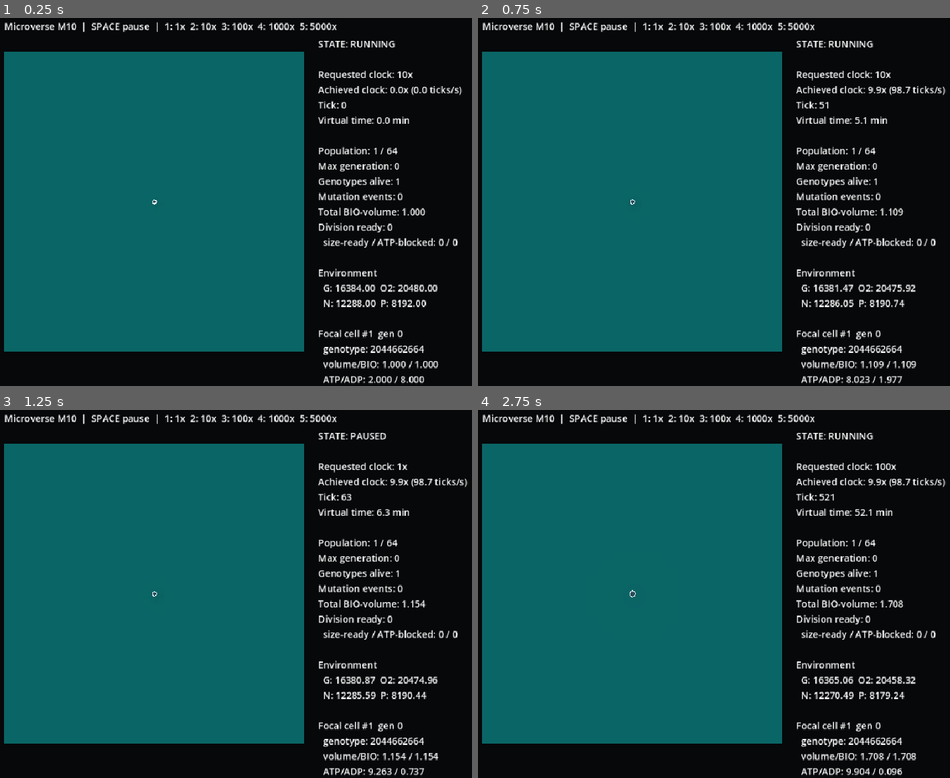
Above: before the commit, frames 1-4 (two rows, left to right).
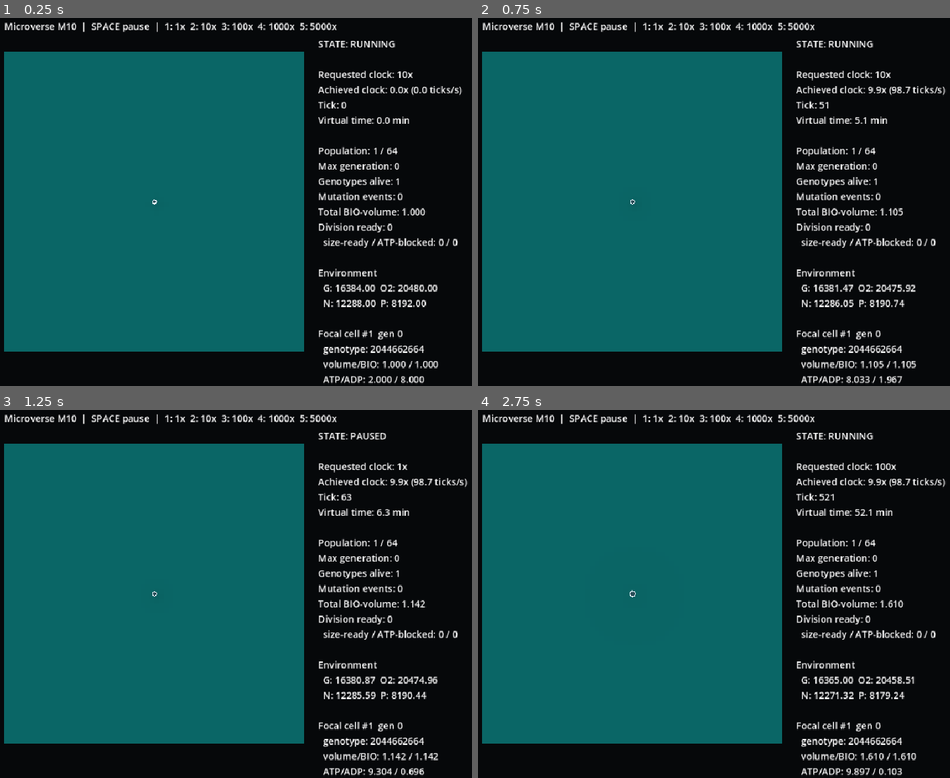
Above: after the commit, the same moments.

Repository: Feynman26/Microverse
Game: Godot game, scene res://src/ui/main.tscn
Two runs of this game, one before a commit and one after it. Both use one fixed random seed, a clock stepped at 60 frames per second and the inputs below.
Inputs:
- Up to frame 1 (0.25 s): no input
- Up to frame 2 (0.75 s): tap Enter at 0.5 s; tap 1 at 0.6 s
- Up to frame 3 (1.25 s): tap Space at 0.77 s
- Up to frame 4 (2.75 s): tap 2 at 1.35 s; tap Space at 1.52 s; tap 3 at 2.1 s

Frame 1 is identical in both runs. In frame 2, less than 0.1% of the frame differs, in the area x 32-93%, y 50-100%; in frame 3, 0.2%; in frame 4, 0.3%, in the area x 32-93%, y 48-100%.

Commit message:
feat: make proteome capacity extensive with biomass

Diff:
--- a/src/biology/cell_state.gd
+++ b/src/biology/cell_state.gd
@@ -42,7 +42,7 @@
 func initialize_molecular_state(config) -> void:
 	assert(genome != null, "Genome must exist before molecular initialization")
 	metabolites = MetabolicSolverScript.create_initial_pools(volume, config)
-	expression_state = ExpressionSystemScript.create_equilibrium_state(genome, config)
+	expression_state = ExpressionSystemScript.create_equilibrium_state(genome, config, volume)
 	# The equilibrium constructor predates the finite M5-C proteome budget and
 	# expresses every locus independently. Normalize the initial condition into
 	# the physically admissible proteome without recycling: initialization is a
@@ -69,8 +69,13 @@
 func total_protein() -> float:
 	return ExpressionSystemScript.total_protein(expression_state)
 
+# Proteome is an extensive physical inventory. The historical M5 reference cap
+# applies at ancestor volume; a cell with twice that biomass can physically hold
+# twice as much protein without changing its proteome concentration.
 func proteome_capacity(config) -> float:
-	return float(config.proteome_capacity_reference_units) * float(config.expression_reference_protein_count)
+	var reference_capacity: float = float(config.proteome_capacity_reference_units) * float(config.expression_reference_protein_count)
+	var volume_scale: float = volume / maxf(1e-12, float(config.ancestor_volume))
+	return reference_capacity * maxf(1e-12, volume_scale)
 
 func proteome_utilization(config) -> float:
 	return total_protein() / maxf(1e-12, proteome_capacity(config))
@@ -114,7 +119,7 @@
 	# Expression happens before metabolism for this tick. It consumes current
 	# ATP/material and changes the proteome; metabolism then reads that realized
 	# proteome. No promoter value enters catalytic flux directly.
-	last_expression_summary = ExpressionSystemScript.step(expression_state, genome, metabolites, dt, rng, config)
+	last_expression_summary = ExpressionSystemScript.step(expression_state, genome, metabolites, dt, rng, config, volume)
 	var proteome_summary: Dictionary = _enforce_proteome_budget(config, true)
 	for key in proteome_summary.keys():
 		last_expression_summary[key] = proteome_summary[key]
